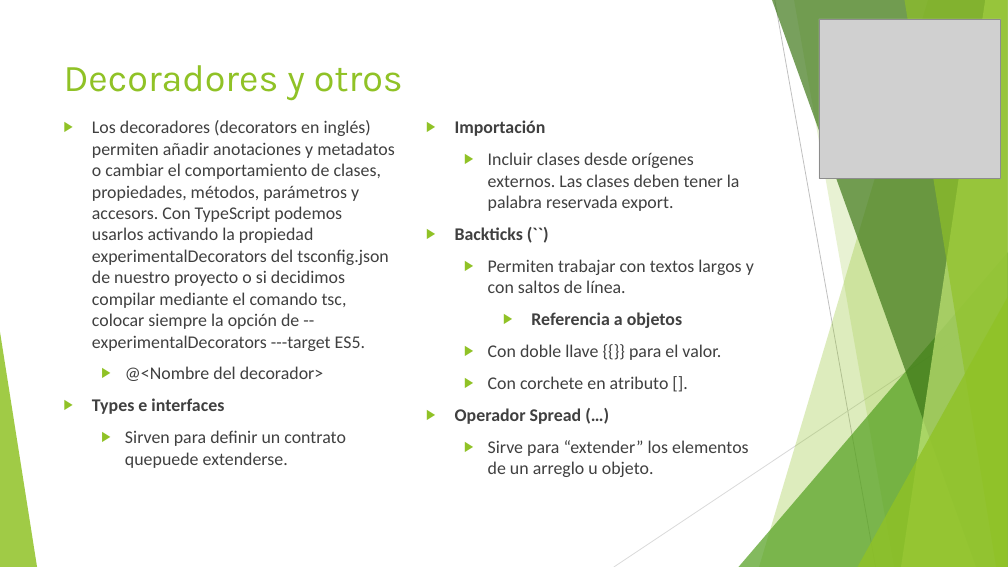
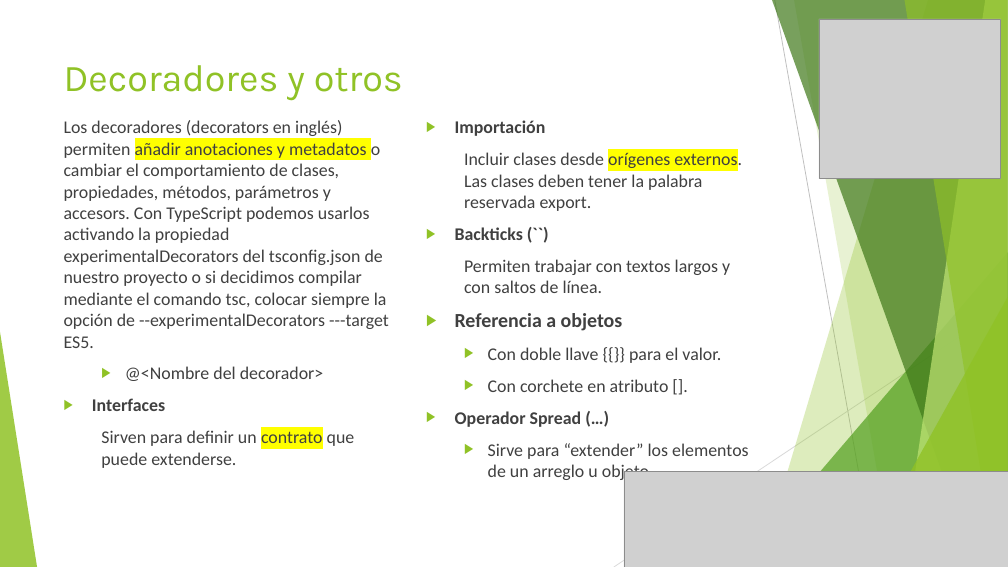
Before and after one commit to jpchSubzero/tartaro, a slide deck: slide 12 of angular/eShopApp/Recursos/Angular.pptx (slide 8 before the commit). Drawn at 1008x567 pixels with LibreOffice and Linux fonts; fonts in the diff are those of the drawing; grey boxes stand for pictures. Boxes give left, top, right and bottom in pixels: in the first picture for what was removed or moved away, otherwise in the second. Text is boxed around its words. In the diff, an @@ line names an element or a change of style, - is before the commit and + after.

```diff
--- a/angular/eShopApp/Recursos/Angular.pptx
+++ b/angular/eShopApp/Recursos/Angular.pptx
@@ text at (64, 120, 742, 348): highlight none to #FFFF00 in "añadir anotaciones y metadatos", "orígenes externos."; size 17 to 19 pt in "Referencia a objetos"; bullet ▶ to none; alignment centre to left @@
@@ text at (125, 430, 346, 468): text changed @@
-▶ Types e interfaces
-  ▶ Sirven para definir un contrato quepuede extenderse.
+▶ Interfaces
+  Sirven para definir un contrato que puede extenderse.
@@ picture added at (624, 471, 1008, 567) @@
```
Also in this commit, not shown: 18 other slides changed, 10 slides added, 43 other files.
